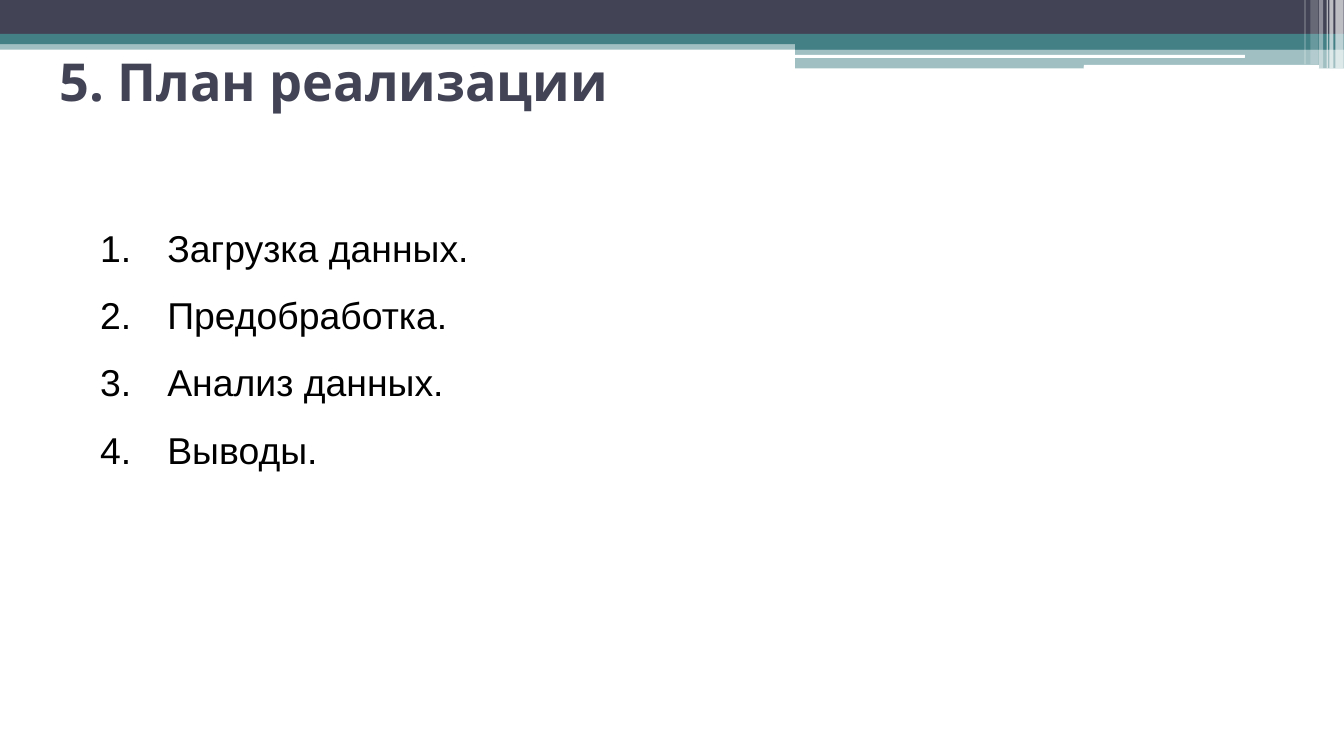
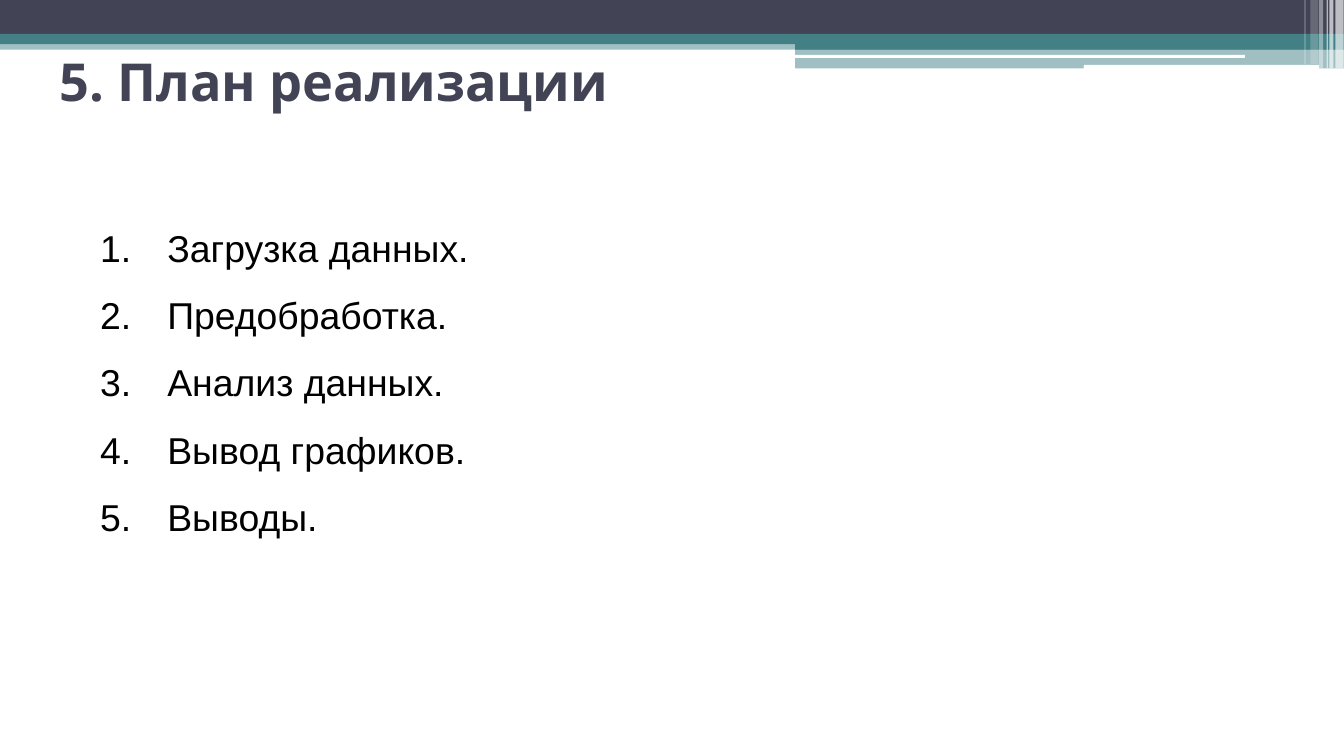
Before and after one commit to ValeryPetr/DE_Sprint_Final, a slide deck: slide 7 of docs/Final Project VPetrunin Analysis of Yellow Taxi.pptx. Drawn at 1344x756 pixels with LibreOffice and Linux fonts; fonts in the diff are those of the drawing. Boxes give left, top, right and bottom in pixels: in the first picture for what was removed or moved away, otherwise in the second. Text is boxed around its words. In the diff, an @@ line names an element or a change of style, - is before the commit and + after.

```diff
--- a/docs/Final Project VPetrunin Analysis of Yellow Taxi.pptx
+++ b/docs/Final Project VPetrunin Analysis of Yellow Taxi.pptx
@@ text at (x1=167, y1=437, x2=466, y2=471): paragraph added @@
+4. Вывод графиков.
```
Also in this commit, not shown: 4 other slides changed, 16 other files.
